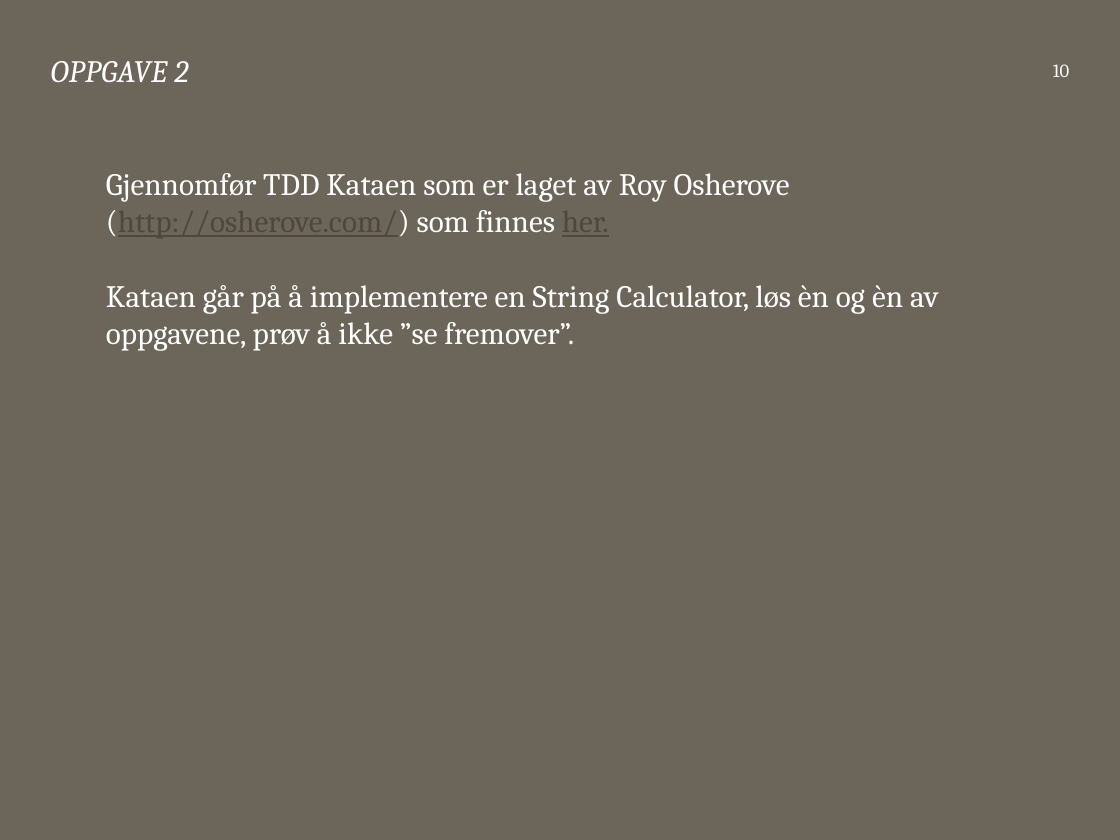
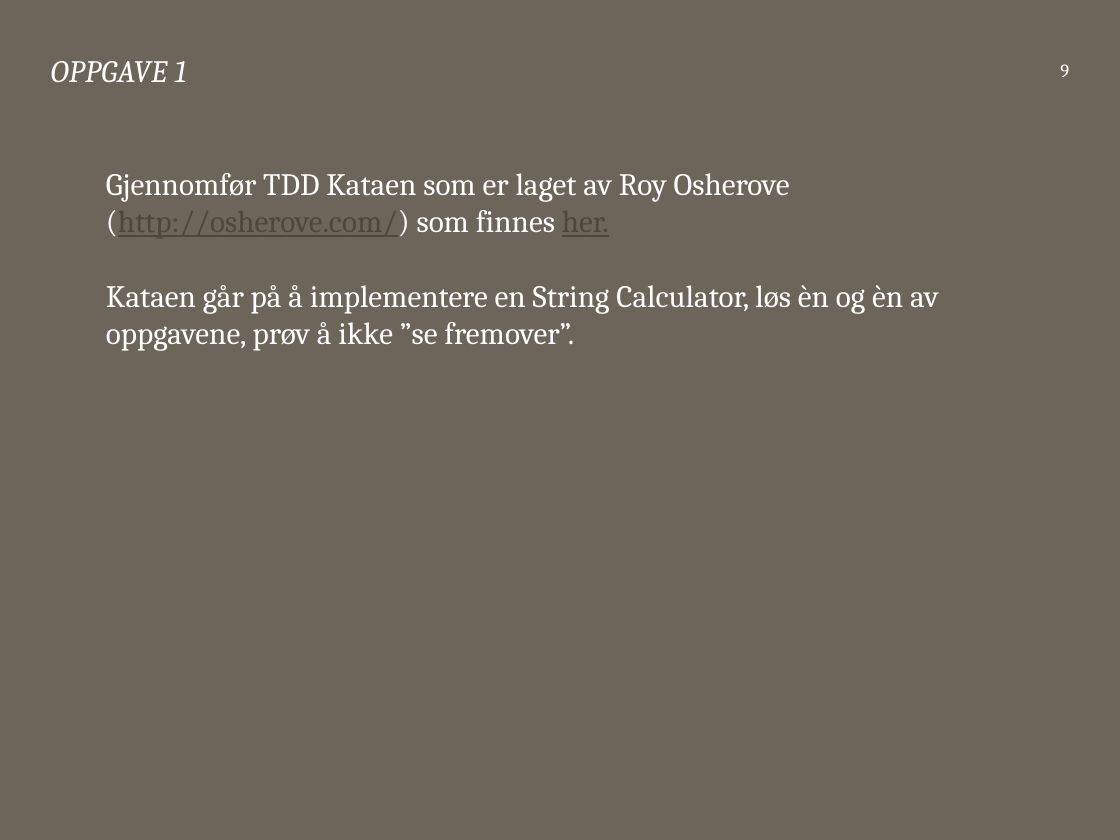
Before and after one commit to bekk/dotnetkurs, a slide deck: slide 9 of tdd/TDD.pptx (slide 10 before the commit). Drawn at 1120x840 pixels with LibreOffice and Linux fonts; fonts in the diff are those of the drawing. Boxes give left, top, right and bottom in pixels: in the first picture for what was removed or moved away, otherwise in the second. Text is boxed around its words. In the diff, an @@ line names an element or a change of style, - is before the commit and + after.

```diff
--- a/tdd/TDD.pptx
+++ b/tdd/TDD.pptx
@@ title at [51,61,186,82]: text changed @@
-OPPGAVE 2
+OPPGAVE 1
@@ page number at [1060,64,1069,77]: text changed @@
-10
+9
```
Also in this commit, not shown: 8 other slides changed, 1 slide added, 1 other file.
